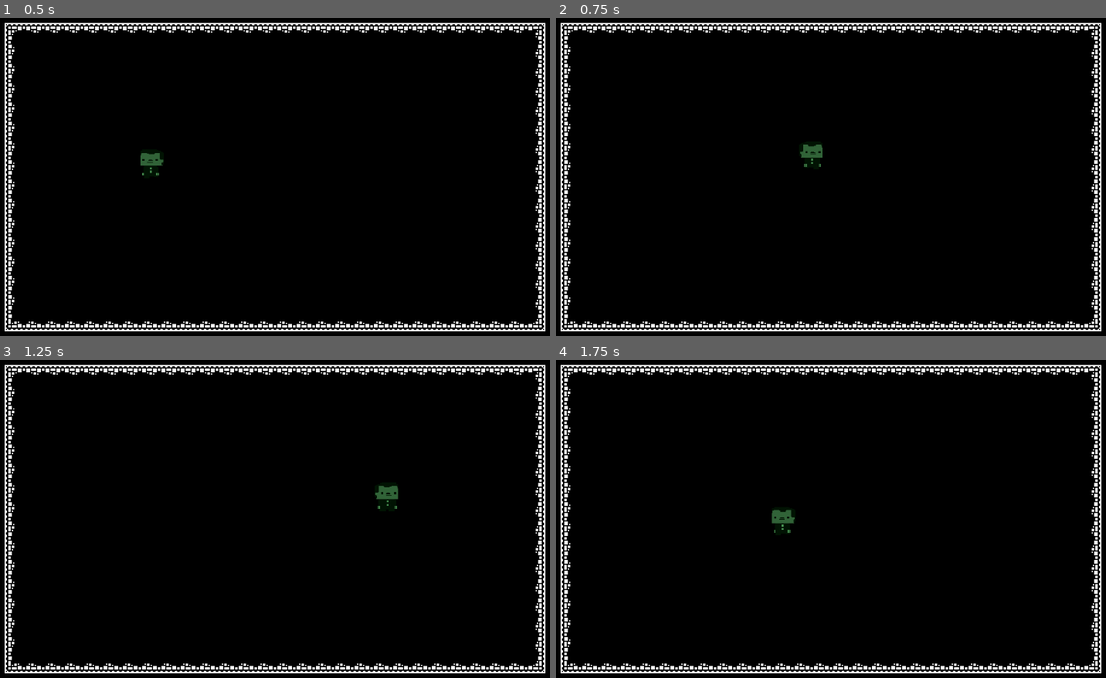
Above: before the commit, frames 1-4 (two rows, left to right).
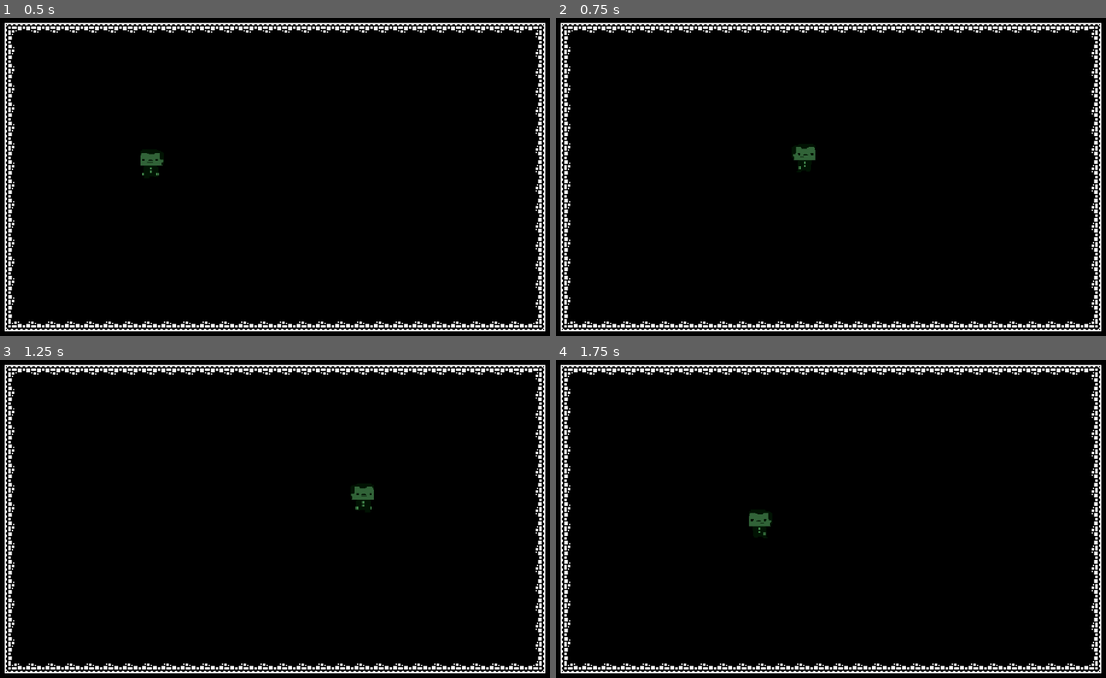
Above: after the commit, the same moments.

Repository: Pablo-Gallina/Biyuyo
Game: Godot game, scene res://assets/scenes/levels/Level_1.tscn
The game is run twice, just before and just after one commit, with the same random seed, the same clock (stepped at 60 frames per second) and the same inputs.
Inputs (mouse positions are in pixels of both pictures, inside the frame that each line leads up to):
- Up to frame 1 (0.5 s): no input
- Up to frame 2 (0.75 s): tap Enter (ui_accept) at 0.5 s; move the mouse to (968, 157) at 0.52 s; hold Right (ui_right) from 0.53 s (still down); tap A (dash, bound only after the commit) at 0.6 s
- Up to frame 3 (1.25 s): keep holding Right (ui_right); tap Enter (ui_accept) at 0.77, 0.8, 1.07 s
- Up to frame 4 (1.75 s): move the mouse to (710, 534) at 1.27 s; release Right (ui_right) at 1.28 s; hold Down (ui_down) from 1.28 s (still down); tap Enter (ui_accept) at 1.35, 1.52 s; tap A (dash, bound only after the commit) at 1.55 s

Frame 1 is identical in both runs. In frame 2, 0.2% of the frame differs, in the area x 42-49%, y 39-48%; in frame 3, 0.3%, in the area x 63-73%, y 39-48%; in frame 4, 0.3%.

Commit message:
agregado dash animation sprite

Diff:
--- a/assets/scenes/characters/player.tscn
+++ b/assets/scenes/characters/player.tscn
@@ -1,5 +1,6 @@
-[gd_scene load_steps=12 format=2]
+[gd_scene load_steps=13 format=2]
 
+[ext_resource path="res://assets/scenes/characters/sprites/dash/dash.png" type="Texture" id=1]
 [ext_resource path="res://scripts/player/player.gd" type="Script" id=2]
 [ext_resource path="res://assets/scenes/characters/sprites/idle/idle_1.png" type="Texture" id=3]
 [ext_resource path="res://assets/scenes/characters/sprites/run/run_1.png" type="Texture" id=4]
@@ -15,6 +16,11 @@
 
 [sub_resource type="SpriteFrames" id=3]
 animations = [ {
+"frames": [ ExtResource( 1 ) ],
+"loop": true,
+"name": "dash",
+"speed": 5.0
+}, {
 "frames": [ ExtResource( 10 ), ExtResource( 3 ), ExtResource( 8 ), ExtResource( 7 ) ],
 "loop": true,
 "name": "idle",
@@ -39,6 +45,5 @@
 position = Vector2( -2.5, -2.91667 )
 scale = Vector2( 1.13889, 1.13889 )
 frames = SubResource( 3 )
-animation = "idle"
-frame = 2
+animation = "dash"
 playing = true
--- a/project.godot
+++ b/project.godot
@@ -18,6 +18,14 @@
 
 common/drop_mouse_on_gui_input_disabled=true
 
+[input]
+
+dash={
+"deadzone": 0.5,
+"events": [ Object(InputEventKey,"resource_local_to_scene":false,"resource_name":"","device":0,"alt":false,"shift":false,"control":false,"meta":false,"command":false,"pressed":false,"scancode":0,"physical_scancode":65,"unicode":0,"echo":false,"script":null)
+ ]
+}
+
 [physics]
 
 common/enable_pause_aware_picking=true
--- a/scripts/player/player.gd
+++ b/scripts/player/player.gd
@@ -3,7 +3,7 @@
 export var min_distance: float = 40
 
 export var speed : float = 100
-export var dash_speed: float = 700  # Velocidad del dash
+export var dash_speed: float = 800 # Velocidad del dash
 export var dash_duration: float = 0.2  # Duración del dash en segundos
 export var dash_cooldown: float = 1.0  # Tiempo de espera entre dashes en segundos
 
@@ -46,6 +46,9 @@
 	else:
 		$spr_player.flip_h = false
 
+	if !can_dash:
+		$spr_player.play("dash")
+
 func get_input_vector_keyboard() -> Vector2:
 	var input_vector = Vector2.ZERO
 
@@ -71,7 +74,7 @@
 func handle_dash(delta: float) -> void:
 	var input_vector = get_input_vector_mouse()
 	var dash_direction = input_vector.normalized()
-	if can_dash and Input.is_action_just_pressed("ui_accept"):
+	if can_dash and Input.is_action_just_pressed("dash"):
 		# Calcula la dirección actual del personaje y aplica el dash
 		if input_vector != Vector2.ZERO:
 			dash_timer = dash_duration
Binary file added: assets/scenes/characters/sprites/dash/dash.png
Not shown, added: assets/scenes/characters/sprites/dash/dash.png.import
